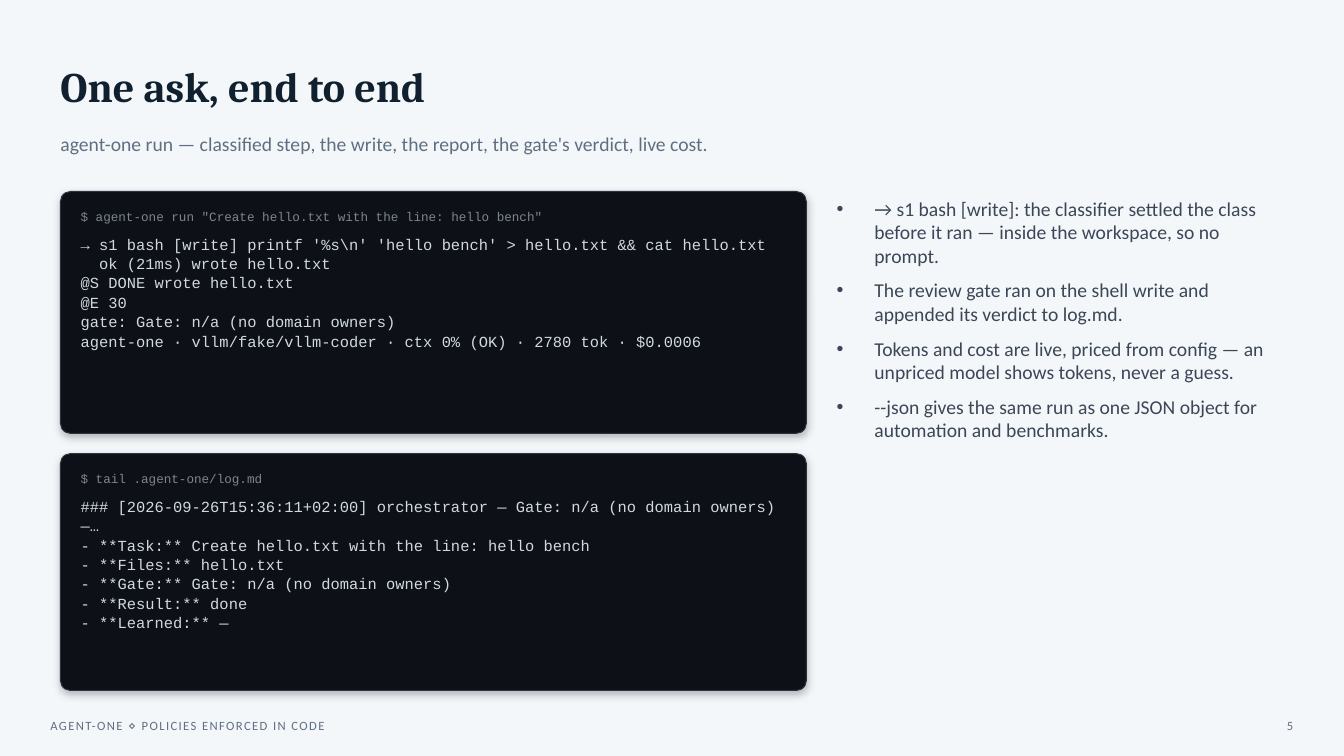
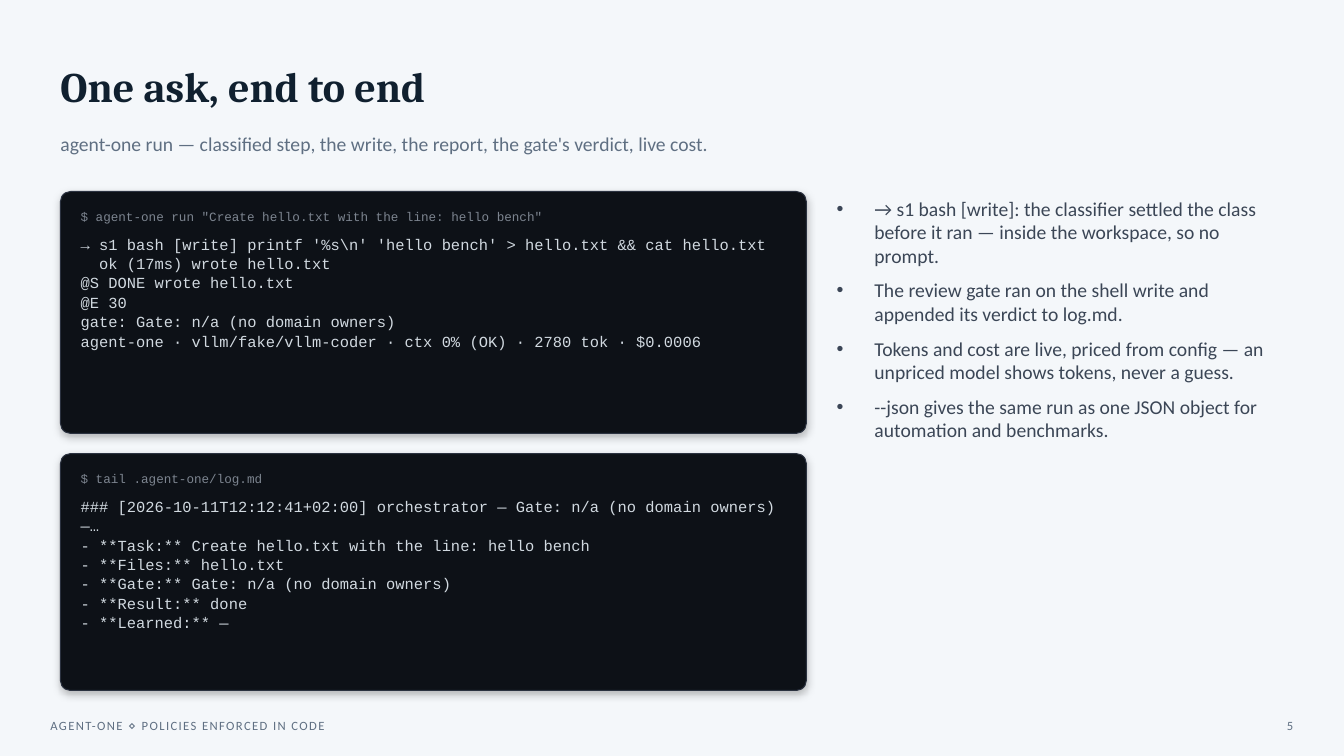
Before and after one commit to Kaginari/agent-one, a slide deck: slide 5 of presentations/agent-one-binary.pptx. Drawn at 1344x756 pixels with LibreOffice and Linux fonts; fonts in the diff are those of the drawing. Boxes give left, top, right and bottom in pixels: in the first picture for what was removed or moved away, otherwise in the second. Text is boxed around its words. In the diff, an @@ line names an element or a change of style, - is before the commit and + after.

```diff
--- a/presentations/agent-one-binary.pptx
+++ b/presentations/agent-one-binary.pptx
@@ text at bbox=[99, 258, 330, 272]: text changed @@
-ok (21ms) wrote hello.txt
+ok (17ms) wrote hello.txt
@@ text at bbox=[118, 501, 775, 515]: text changed @@
-### [2026-09-26T15:36:11+02:00] orchestrator — Gate: n/a (no domain owners) —…
+### [2026-10-11T12:12:41+02:00] orchestrator — Gate: n/a (no domain owners) —…
```
Also in this commit, not shown: 11 other slides changed, 1 slide added, 1 slide removed, 3 other files.
